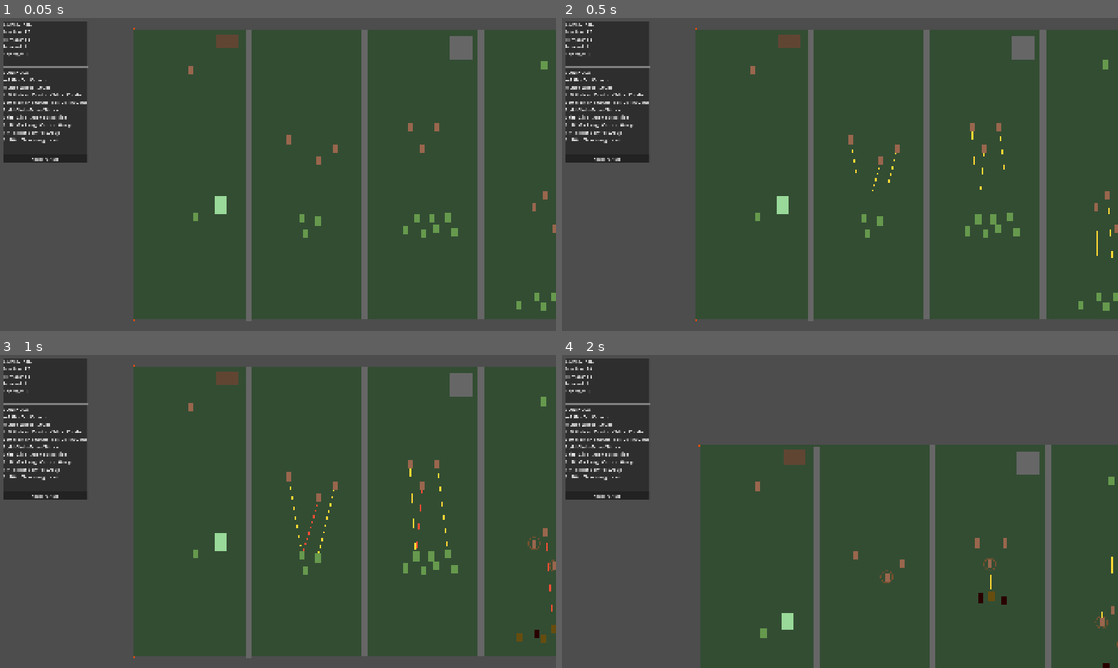
Above: before the commit, frames 1-4 (two rows, left to right).
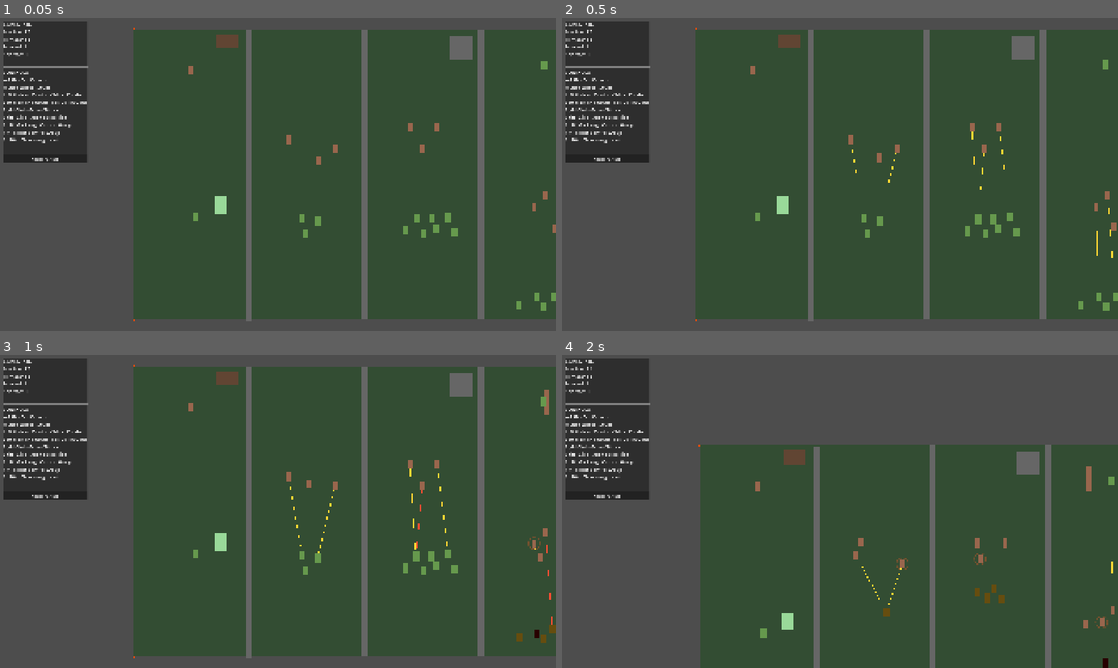
Above: after the commit, the same moments.

Repository: bengoodvach-draffin/dead-corps
Game: Godot game, scene res://scenes/sandbox_level_human_testing.tscn
The game is run twice, just before and just after one commit, with the same random seed, the same clock (stepped at 60 frames per second) and the same inputs. This scene is started directly instead of the project's main scene.
Inputs (mouse positions are in pixels of both pictures, inside the frame that each line leads up to):
- Up to frame 1 (0.05 s): no input
- Up to frame 2 (0.5 s): no input
- Up to frame 3 (1 s): tap Enter at 0.5 s; move the mouse to (250, 574) at 0.52 s; hold Up from 0.53 s (still down); hold S (camera_down) from 0.53 s (still down)
- Up to frame 4 (2 s): keep holding Up; move the mouse to (1006, 558) at 1.27 s; release S (camera_down) at 1.28 s; tap A (camera_left) at 1.35 s

Frame 1 is identical in both runs. In frame 2, less than 0.1% of the frame differs, in the area x 55-100%, y 43-69%; in frame 3, 0.2%; in frame 4, 0.6%, in the area x 4-100%, y 4-100%.
Error before the commit: Out of bounds get index '4' (on base: 'Array[float]') (res://scripts/fill_behavior.gd:205)
Error after the commit: Out of bounds get index '4' (on base: 'Array[int]') (res://scripts/fear_detector.gd:57)

Commit message:
Phase 3.3: fear break — defenders crack under pressure (v0.39.0)
- NEW fear_detector.gd (FearDetector): a Human child component, ticked
  while defending, independent of the fill. Counts living zombies (ANY
  state — calm/feral/risen) within fear_radius (250px, NO LOS); if the
  count exceeds the class threshold (fear_threshold = [Civ 0, Mil 1,
  Pol 2, GI 3]) the break COMMITS irreversibly: cancels the fill (no
  shot can land), holds a fear_reaction beat (0.3s, frozen — animation
  time, not a last-stand window), then routs. Civilians (N=0) break to
  any zombie in range — their second flee path (the up-close ambush),
  complementing the 3.2 distance-sighting reaction clock.
- fill_behavior.gd: cancel() resets the front to cold (called the
  instant a break commits, so no shot lands during the beat).
- human.gd: creates/ticks FearDetector; cancel_fill(); _is_breaking();
  dispatcher freezes movement + skips the fill during the break beat,
  then transitions to FLEEING after it.
Playtested: massing zombies near a militia broke it (fled, no shot).
Parse gate clean.

Diff:
--- a/scenes/puzzle_test_2.tscn
+++ b/scenes/puzzle_test_2.tscn
@@ -214,12 +214,14 @@
 [node name="Human23" parent="TestLevel/Level 7" unique_id=739582286 instance=ExtResource("7_75tbc")]
 position = Vector2(409, 204)
 initial_state = 1
+defender_class = 1
 cohesion_strength = 12.0
 alignment_rate = 0.3
 
 [node name="Human24" parent="TestLevel/Level 7" unique_id=1011978984 instance=ExtResource("7_75tbc")]
 position = Vector2(410, 259)
 initial_state = 1
+defender_class = 1
 patrol_mode = 1
 patrol_waypoints = Array[Vector2]([Vector2(50, -421), Vector2(170, -421), Vector2(170, -190)])
 cohesion_strength = 12.0
@@ -270,12 +272,14 @@
 [node name="Human31" parent="TestLevel/Level 7" unique_id=1129969910 instance=ExtResource("7_75tbc")]
 position = Vector2(405, 91)
 initial_state = 1
+defender_class = 1
 cohesion_strength = 12.0
 alignment_rate = 0.3
 
 [node name="Human32" parent="TestLevel/Level 7" unique_id=1025717526 instance=ExtResource("7_75tbc")]
 position = Vector2(406, 146)
 initial_state = 1
+defender_class = 1
 patrol_mode = 1
 patrol_waypoints = Array[Vector2]([Vector2(50, -421), Vector2(170, -421), Vector2(170, -190)])
 cohesion_strength = 12.0
@@ -442,12 +446,14 @@
 [node name="Human55" parent="TestLevel/Level 7" unique_id=1313721104 instance=ExtResource("7_75tbc")]
 position = Vector2(396, -28)
 initial_state = 1
+defender_class = 1
 cohesion_strength = 12.0
 alignment_rate = 0.3
 
 [node name="Human56" parent="TestLevel/Level 7" unique_id=666805101 instance=ExtResource("7_75tbc")]
 position = Vector2(397, 27)
 initial_state = 1
+defender_class = 1
 patrol_mode = 1
 patrol_waypoints = Array[Vector2]([Vector2(50, -421), Vector2(170, -421), Vector2(170, -190)])
 cohesion_strength = 12.0
@@ -498,12 +504,14 @@
 [node name="Human63" parent="TestLevel/Level 7" unique_id=1534600623 instance=ExtResource("7_75tbc")]
 position = Vector2(392, -141)
 initial_state = 1
+defender_class = 1
 cohesion_strength = 12.0
 alignment_rate = 0.3
 
 [node name="Human64" parent="TestLevel/Level 7" unique_id=1007115283 instance=ExtResource("7_75tbc")]
 position = Vector2(393, -86)
 initial_state = 1
+defender_class = 1
 patrol_mode = 1
 patrol_waypoints = Array[Vector2]([Vector2(50, -421), Vector2(170, -421), Vector2(170, -190)])
 cohesion_strength = 12.0
--- /dev/null
+++ b/scripts/fear_detector.gd
@@ -0,0 +1,64 @@
+class_name FearDetector
+extends Node
+
+## Fear-radius break (build-plan 3.3, spec §4.2). A behavior component (child of the
+## Human shell), ticked by the dispatcher while the human is defending — independent
+## of the fill.
+##
+## Each frame it counts living zombies within fear_radius (NO line of sight) — ANY
+## state counts: calm, feral, or risen. If the count exceeds the class threshold N
+## (fear_threshold, indexed by defender_class), the break COMMITS instantly and
+## irreversibly: the fill is canceled (no shot can land), a fear_reaction beat is held
+## (animation time — the human is frozen, not a last-stand window), then it routs.
+##
+## Civilians (N=0): any zombie inside the radius breaks them — their second flee path
+## (the up-close ambush), complementing the distance-sighting reaction clock (3.2).
+
+var _owner: Human = null
+var _gm: Node = null
+
+## Once the threshold trips, the break is committed (spec §4.2 — irreversible, even if
+## the zombies scatter during the beat). _beat counts the reaction down to the rout.
+var _committed: bool = false
+var _beat: float = 0.0
+
+
+func setup(owner_human: Human) -> void:
+	_owner = owner_human
+
+
+## True from the instant a break commits through the reaction beat (and the frame it
+## transitions to FLEEING). The dispatcher freezes movement + skips the fill while true.
+func is_breaking() -> bool:
+	return _committed
+
+
+func tick(delta: float) -> void:
+	if _committed:
+		_beat -= delta
+		if _beat <= 0.0:
+			_owner.start_fleeing()
+		return
+
+	var gm := _game_manager()
+	if gm == null:
+		return
+
+	# Count living zombies (any state) within the fear radius — no LOS (spec §4.2).
+	var count: int = gm.neighbours_within(_owner.global_position, GameConfig.fear_radius, &"zombies").size()
+	if count > _threshold():
+		# Break commits this instant: cancel the fill so no shot lands during the beat.
+		_committed = true
+		_beat = GameConfig.fear_reaction
+		_owner.cancel_fill()
+
+
+func _threshold() -> int:
+	return GameConfig.fear_threshold[_owner.defender_class]
+
+
+## Lazily resolves the GameManager (the unit registry). Cached after first use.
+func _game_manager() -> Node:
+	if _gm == null or not is_instance_valid(_gm):
+		_gm = get_tree().get_first_node_in_group("game_manager")
+	return _gm
--- a/scripts/fill_behavior.gd
+++ b/scripts/fill_behavior.gd
@@ -140,6 +140,17 @@
 	return best
 
 
+## Resets the front to cold (no fill, no target, civilian clock zeroed) — called when a
+## fear break commits (3.3) so no shot lands during the reaction beat and the debug line
+## clears. The dispatcher stops ticking us once the break commits / the human flees.
+func cancel() -> void:
+	_fill = 0.0
+	_target = null
+	_reached = false
+	_civ_clock = 0.0
+	_owner.queue_redraw()
+
+
 # === RENDERING ACCESSORS (read by Human._draw for the debug line, → vision_renderer in 5.1) ===
 
 func fill_length() -> float:
--- a/scripts/human.gd
+++ b/scripts/human.gd
@@ -128,6 +128,10 @@
 ## Null in the editor.
 var _flee: FleeBehavior = null
 
+## The fear break (build-plan 3.3) — counts zombies in fear_radius and breaks the human
+## when the class threshold is exceeded. Null in the editor.
+var _fear: FearDetector = null
+
 ## Initialise the human: team, state, patrol, base unit, LOS space.
 func _ready() -> void:
 	# Force onto the human team.
@@ -163,6 +167,11 @@
 		add_child(_flee)
 		_flee.setup(self)
 
+		_fear = FearDetector.new()
+		_fear.name = "FearDetector"
+		add_child(_fear)
+		_fear.setup(self)
+
 
 ## Editor-only redraw so patrol-path visuals update while placing waypoints.
 func _process(_delta: float) -> void:
@@ -193,8 +202,15 @@
 		if _flee != null:
 			_flee.tick(delta)
 	else:
-		# Defending (IDLE / SENTRY): patrol positioning (no facing/swing/regroup).
-		if is_patrolling:
+		# Defending (IDLE / SENTRY). Fear is checked first — it can commit a break
+		# (cancels the fill) and, after the reaction beat, start the rout (3.3).
+		if _fear != null:
+			_fear.tick(delta)
+		if _is_breaking():
+			# Frozen during the fear reaction beat (spec §4.2: animation time, not a
+			# last-stand window) — no patrol, no fill, no shot.
+			velocity = Vector2.ZERO
+		elif is_patrolling:
 			update_patrol(delta)
 
 	# Face the direction of travel (readability only).
@@ -203,8 +219,8 @@
 
 	# Fill front (3.1): scan/aim/fire (or the civilian reaction clock). Runs after the
 	# movement-facing line so an aiming defender's facing wins; a stationary one
-	# (velocity 0) is controlled purely here. Skipped while fleeing.
-	if current_state != State.FLEEING and _fill_front != null:
+	# (velocity 0) is controlled purely here. Skipped while fleeing or mid-break.
+	if current_state != State.FLEEING and not _is_breaking() and _fill_front != null:
 		_fill_front.tick(delta)
 
 	# Base Unit physics (movement, BOID separation).
@@ -345,6 +361,19 @@
 	queue_redraw()   # drop the fill-line debug viz
 
 
+## Cancels the fill front (called by the fear break, 3.3, the instant it commits, so
+## no shot lands during the reaction beat). Safe if the component isn't built.
+func cancel_fill() -> void:
+	if _fill_front != null:
+		_fill_front.cancel()
+
+
+## True while a fear break has committed (during the reaction beat or the frame it
+## flees). The dispatcher freezes movement and skips the fill while this holds.
+func _is_breaking() -> bool:
+	return _fear != null and _fear.is_breaking()
+
+
 # === DEATH / CONVERSION ===
 
 ## Kills this human: notify GameManager, enter DEAD (incubating corpse).
Not shown, added: scripts/fear_detector.gd.uid
